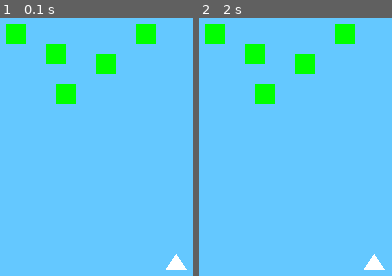
Above: before the commit, frames 1-2 (left to right).
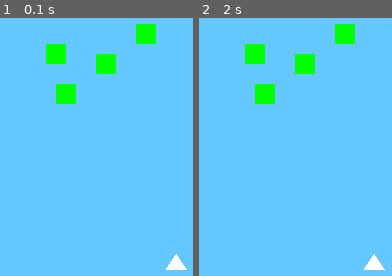
Above: after the commit, the same moments.

Repository: kamilutkumavi0/pythonegitim
Game: pygame game, started from pythonegitim/game.py
The game is run twice, just before and just after one commit, with the same random seed, the same clock (stepped at 60 frames per second) and the same inputs.
Inputs:
- Up to frame 1 (0.1 s): no input
- Up to frame 2 (2 s): tap Space at 0.33 s; hold A from 1.67 s (still down)

The runs differ from the first frame. In frame 1, 0.8% of the frame differs, in the area x 3-14%, y 2-11%; in frame 2, 0.8%.

Commit message:
Add files via upload

Diff:
--- a/pythonegitim/game.py
+++ b/pythonegitim/game.py
@@ -37,9 +37,9 @@
                                              [210 + hareket, 275]])
     return dusman
 
-dusman = {"birinci": [(30,30), 3], "ikinci" : [(70,50), 3],
-          "ucuncu" : [(80,90), 3], "dorduncu" : [(120,60), 3],
-          "besinci" : [(160,30), 3]}
+dusman = {"birinci": [[30,309], 3], "ikinci" : [[70,50], 3],
+          "ucuncu" : [[80,90], 3], "dorduncu" : [[120,60], 3],
+          "besinci" : [[160,30], 3]}
 while True:
     pygame.display.update() #Ekranın güncellenmesi sağlanıyor
     ekran.fill(mavi)#Ekran rengi belirleniyor
@@ -66,6 +66,7 @@
             pygame.draw.rect(ekran, "yellow", pygame.Rect(dusman[j][0][0], dusman[j][0][1],20,20))
         elif dusman[j][1] == 1:
             pygame.draw.rect(ekran, "red", pygame.Rect(dusman[j][0][0], dusman[j][0][1],20,20))
+        dusman[j][0][1] += 0.001
     pygame.draw.polygon(ekran, "white", [[200 + hareket, 260],
                                          [190 + hareket, 275],
                                          [210 + hareket, 275]])
